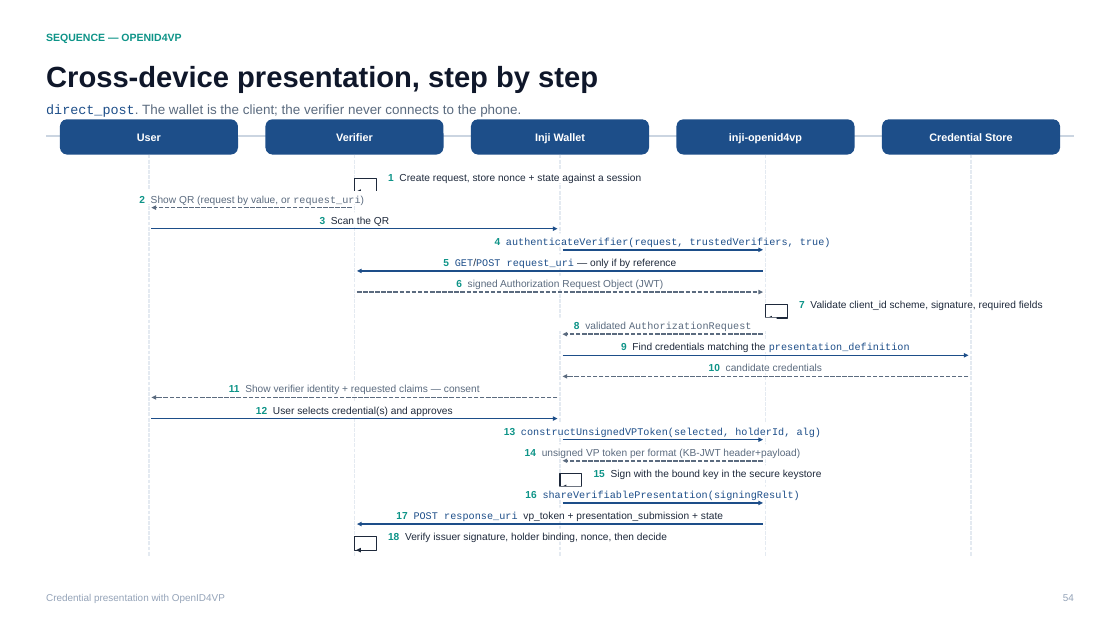
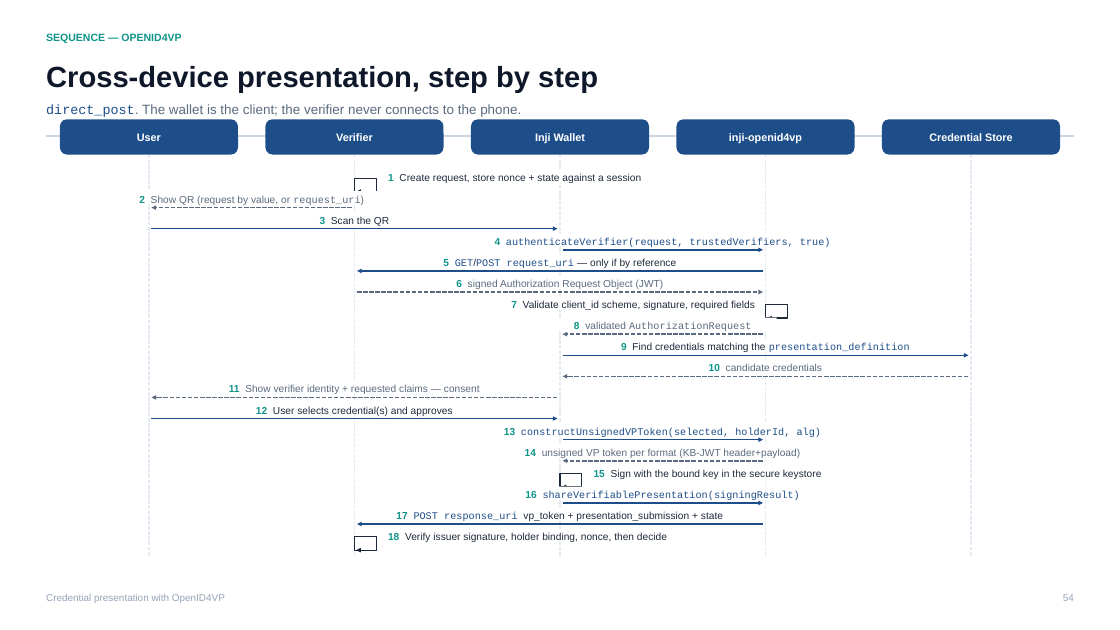
Before and after one commit to abhip2565/abhip2565, a slide deck: slide 54 of inji-training-deck/Inji-Wallet-and-Inji-Web-Technical-Enablement-Brazil.pptx. Drawn at 1120x630 pixels with LibreOffice and Linux fonts; fonts in the diff are those of the drawing. Boxes give left, top, right and bottom in pixels: in the first picture for what was removed or moved away, otherwise in the second. Text is boxed around its words. In the diff, an @@ line names an element or a change of style, - is before the commit and + after.

```diff
--- a/inji-training-deck/Inji-Wallet-and-Inji-Web-Technical-Enablement-Brazil.pptx
+++ b/inji-training-deck/Inji-Wallet-and-Inji-Web-Technical-Enablement-Brazil.pptx
@@ rectangle: place and size @@
-rectangle at bbox=[794, 297, 1070, 310]
+rectangle at bbox=[429, 297, 760, 310]
@@ text "7 Validate client_id scheme, signature, ...": place and size @@
-text "7 Validate client_id scheme, signature, ..." at bbox=[799, 300, 1043, 310]
+text "7 Validate client_id scheme, signature, ..." at bbox=[511, 300, 755, 310]
@@ text "7 Validate client_id scheme, signature, ..." at bbox=[511, 300, 755, 310]: alignment left to right @@
```
Also in this commit, not shown: 34 other slides changed, 7 other files.
